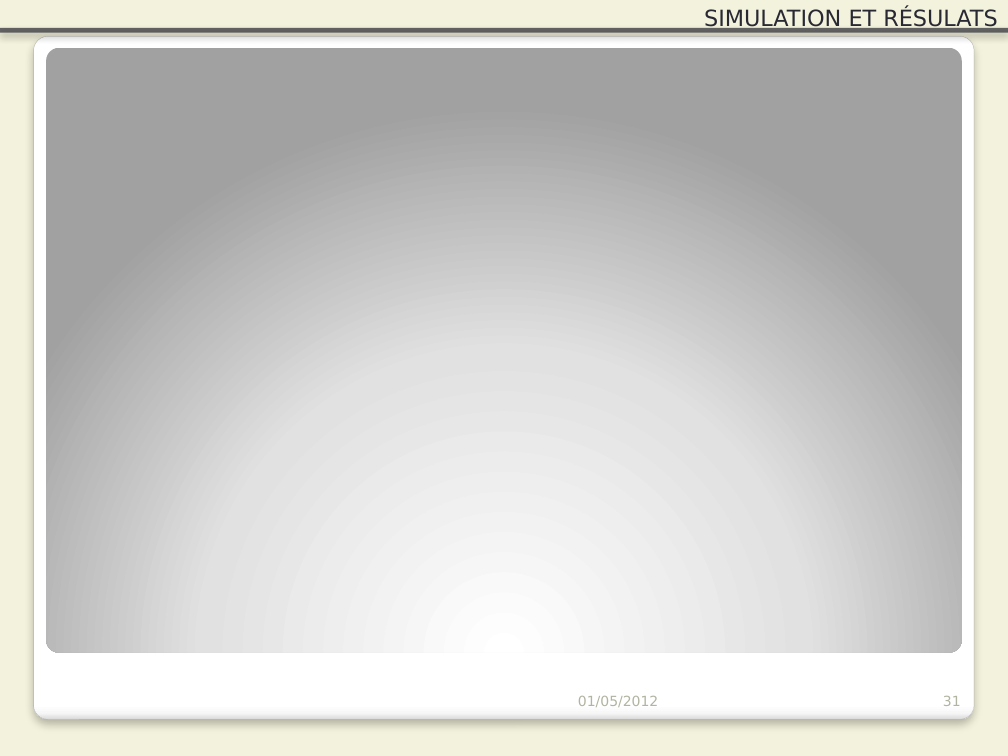
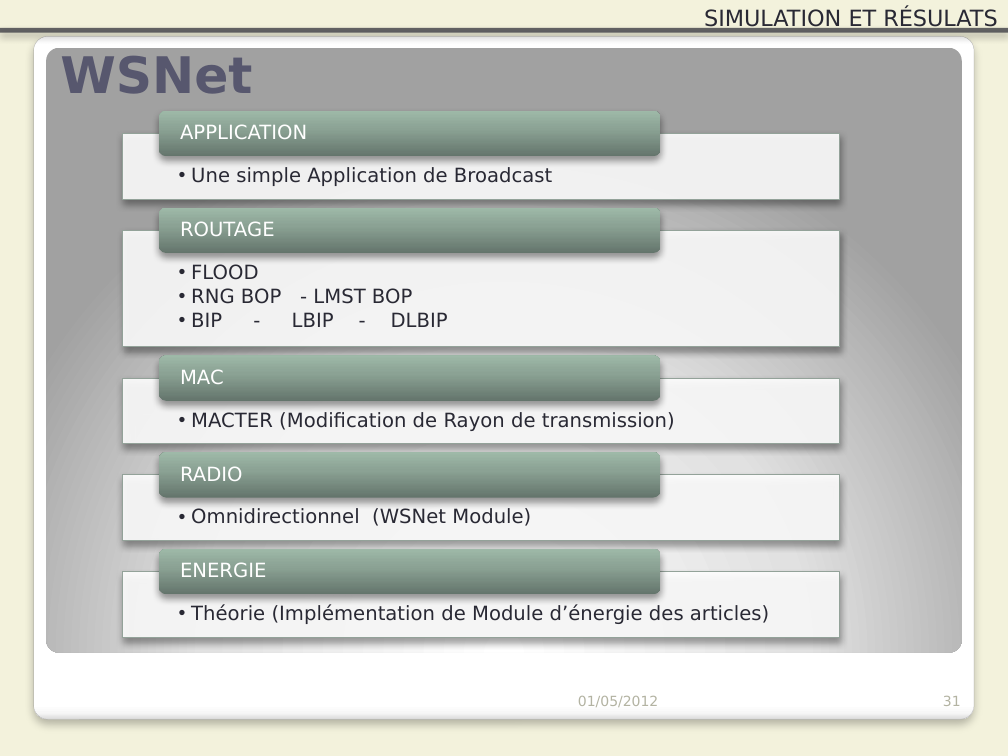
Before and after one commit to Patre/Energy-saving-in-sensors--networks, a slide deck: slide 31 of Redaction/Presentation/pres.pptx. Drawn at 1008x756 pixels with LibreOffice and Linux fonts; fonts in the diff are those of the drawing. Boxes give left, top, right and bottom in pixels: in the first picture for what was removed or moved away, otherwise in the second. Text is boxed around its words. In the diff, an @@ line names an element or a change of style, - is before the commit and + after.

Commit message:
AJOUTE DE WSNET DANS PRESENTATION

```diff
--- a/Redaction/Presentation/pres.pptx
+++ b/Redaction/Presentation/pres.pptx
@@ title added at box(60, 56, 252, 94), 36 pt, text #57576E, bold @@
+WSNet
@@ group added at box(123, 111, 840, 637): 10 texts, 5 rectangles, 5 rounded rectangles @@
+  •• Une simple Application de Broadcast
+APPLICATION
+  •• FLOOD
+  •• RNG BOP - LMST BOP
+  •• BIP - LBIP - DLBIP
+ROUTAGE
+  •• MACTER (Modification de Rayon de transmission)
+MAC
+  •• Omnidirectionnel (WSNet Module)
+RADIO
+  •• Théorie (Implémentation de Module d’énergie des articles)
+ENERGIE
```
